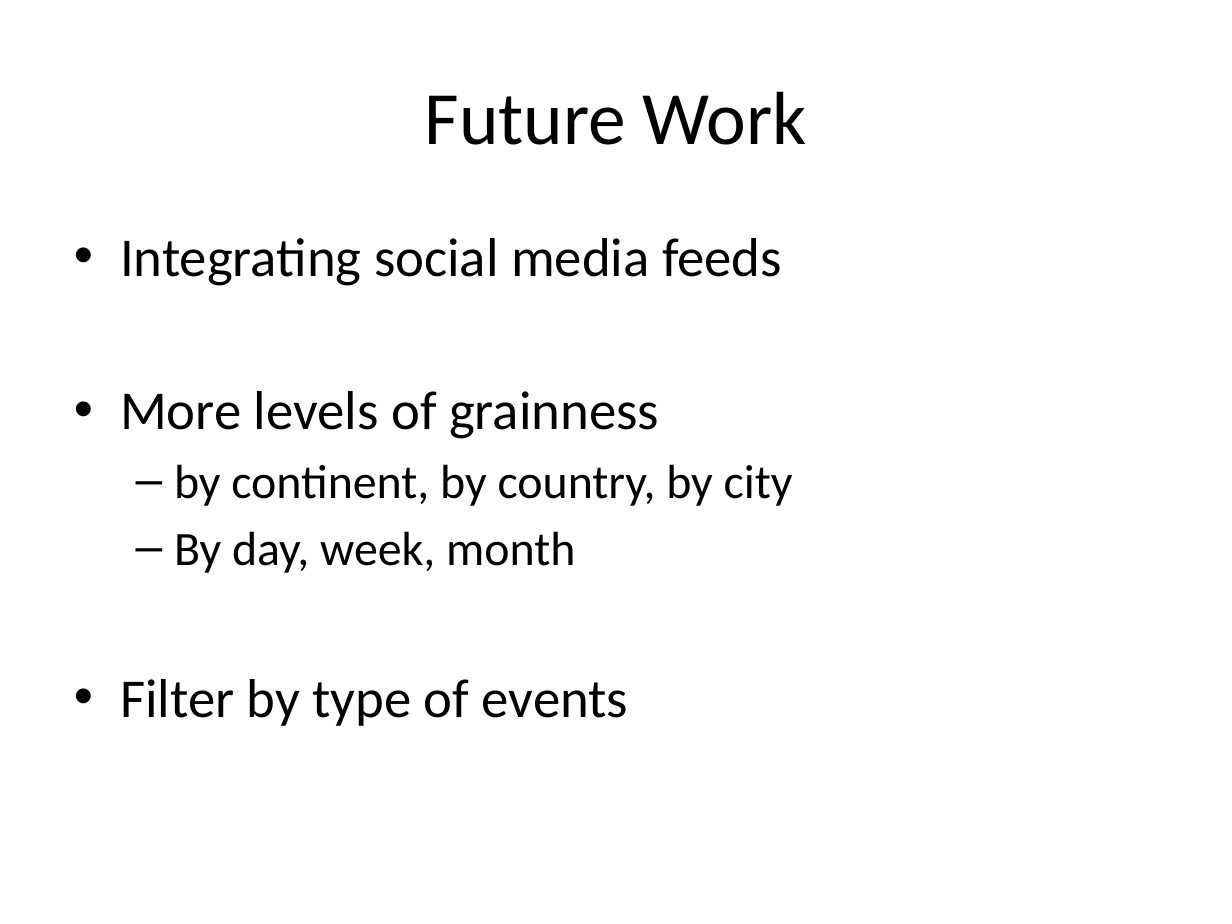
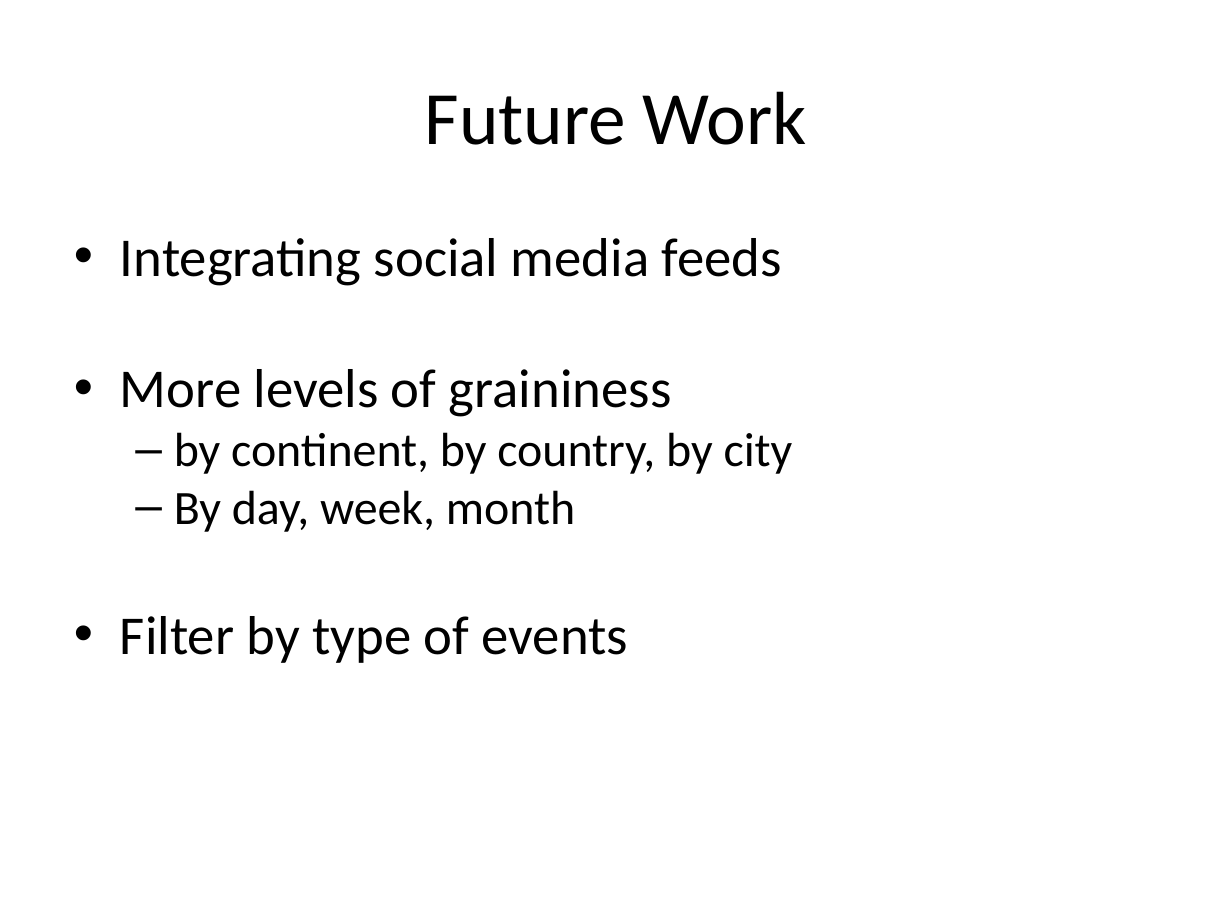
Before and after one commit to NasrK/streamline-hackathon-boilerplate, a slide deck: slide 11 of Team Happiness.pptx (slide 12 before the commit). Drawn at 1232x924 pixels with LibreOffice and Linux fonts; fonts in the diff are those of the drawing. Boxes give left, top, right and bottom in pixels: in the first picture for what was removed or moved away, otherwise in the second. Text is boxed around its words. In the diff, an @@ line names an element or a change of style, - is before the commit and + after.

```diff
--- a/Team Happiness.pptx
+++ b/Team Happiness.pptx
@@ text at box(120, 238, 793, 663): indent changed; less space between paragraphs @@
@@ text at box(120, 369, 672, 417): text changed @@
-• More levels of grainness
+• More levels of graininess
```
Also in this commit, not shown: 7 other slides changed, 2 slides added, 3 slides removed.
